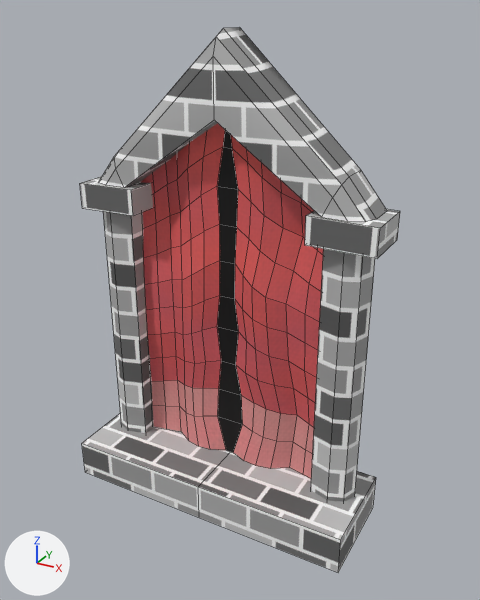
The FBX model Assets/_Project/Imports/Models/Window.fbx, before and after one commit.
Rendered twice from a 50 mm camera at (3.99, -6.95, 6.21) aimed at (0.23, -0.11, 2.78). The lights are fixed; the arrows at lower left show +X, +Y and +Z. Mesh edges are drawn as thin lines.

Objects in the first picture: 'Window'.
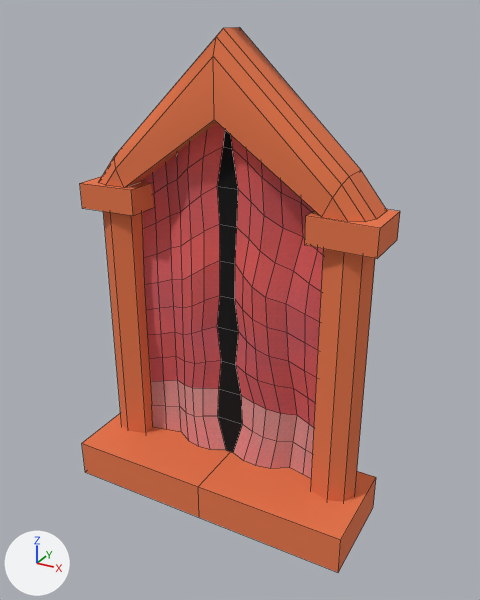
Boxes [x1, y1, x2, y2] around the edits, measured in the pictures (480 x 600 px):
'Window', surface changed (grey to orange): [80, 27, 400, 572] in both

What the commit changed:
In material 'Bricks' (mat_bricks), texture is no longer img_blackwhitebricktexture_png.
In material 'Bricks' (mat_bricks), base_color is now set to (0.8, 0.181, 0.067), orange #e77649.
